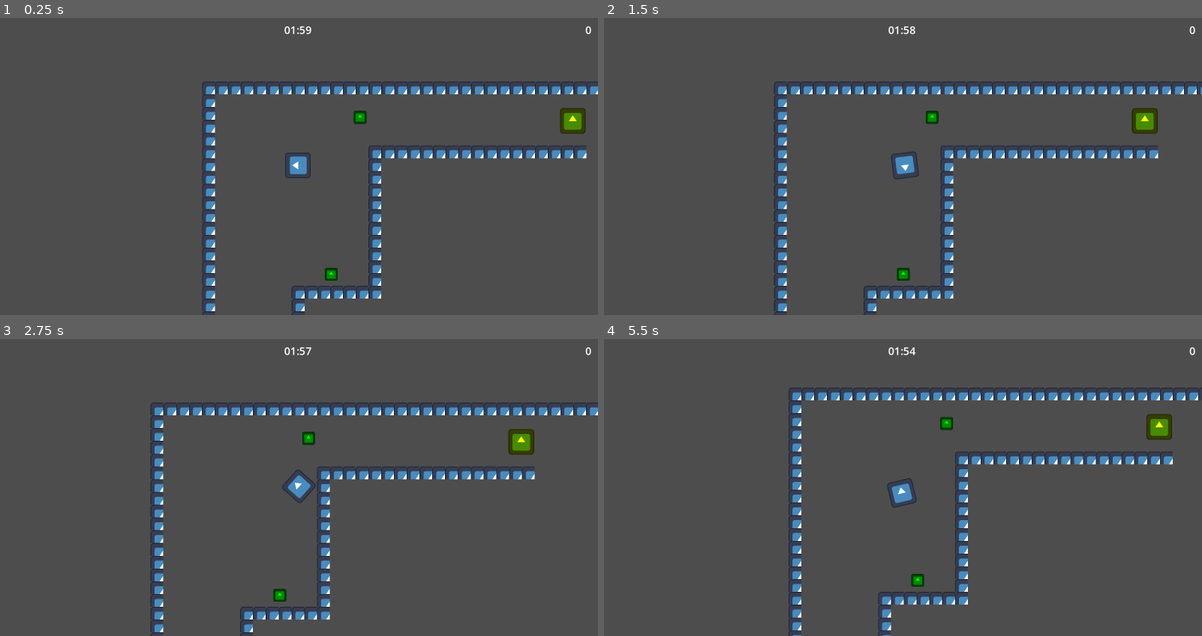
Above: before the commit, frames 1-4 (two rows, left to right).
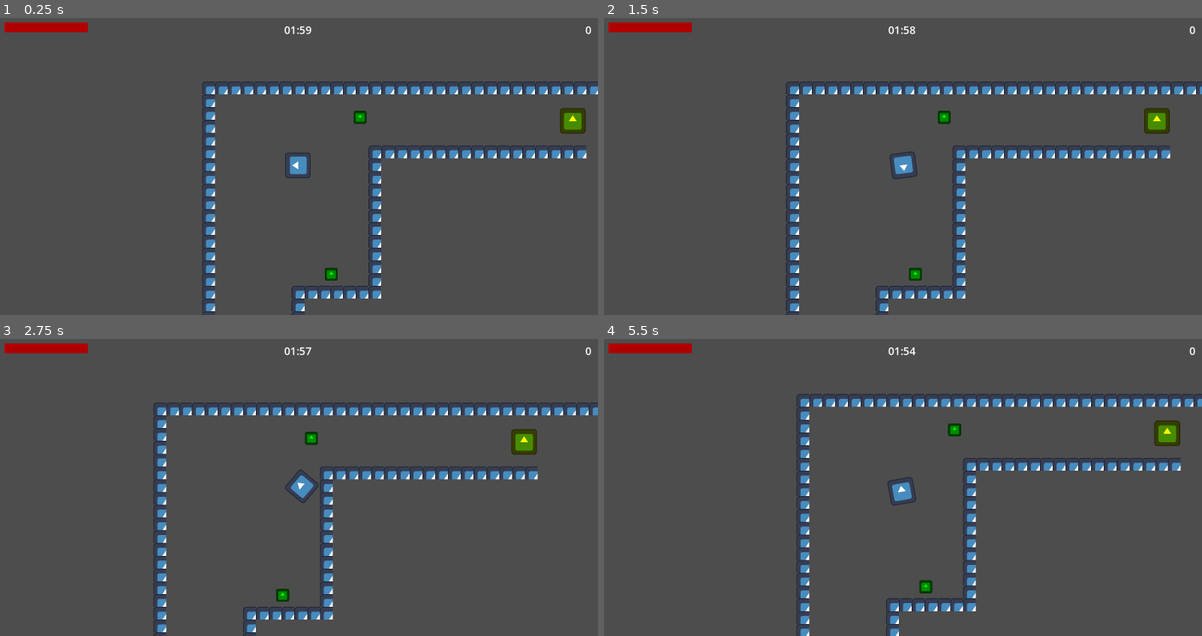
Above: after the commit, the same moments.

Repository: AltairGameStudio/Godot-Wild-Jam-93-Team-1
Game: Godot game, scene res://scenes/world.tscn
The game is run twice, just before and just after one commit, with the same random seed, the same clock (stepped at 60 frames per second) and the same inputs. The engine's default icon, where the game draws it, is replaced by a stand-in: a white triangle on a blue panel in a dark square.
Inputs (mouse positions are in pixels of both pictures, inside the frame that each line leads up to):
- Up to frame 1 (0.25 s): no input
- Up to frame 2 (1.5 s): tap Enter at 0.5 s; move the mouse to (1034, 151) at 0.52 s; hold D (ui_right) 0.53-1.25 s; hold Right mouse button (equip, bound only after the commit) 0.53-1.25 s; click (1034, 151) at 0.67 s; tap E (equip, bound only before the commit) at 0.8 s; drag from (783, 181) to (938, 163) at 1.27 s
- Up to frame 3 (2.75 s): move the mouse to (358, 419) at 2.02 s; hold D (ui_right) from 2.03 s (still down); hold Right mouse button (equip, bound only after the commit) from 2.03 s (still down); click (358, 419) at 2.17 s; tap E (equip, bound only before the commit) at 2.3 s
- Up to frame 4 (5.5 s): release D (ui_right) at 2.75 s; release Right mouse button (equip, bound only after the commit) at 2.75 s; drag from (873, 546) to (723, 442) at 2.77 s; move the mouse to (1082, 532) at 3.52 s; hold A (ui_left) 3.53-4.25 s; hold Space (interact) 3.53-4.25 s; click (1082, 532) at 3.67 s; tap E (equip, bound only before the commit) at 3.8, 5.3 s; drag from (723, 442) to (914, 493) at 4.27 s; move the mouse to (932, 487) at 5.02 s; hold S (ui_down) from 5.03 s (still down); hold Right mouse button (equip, bound only after the commit) from 5.03 s (still down); click (932, 487) at 5.17 s

The runs differ from the first frame. In frame 1, 0.5% of the frame differs, in the area x 0-15%, y 1-5%; in frame 2, 5.5%; in frame 3, 4.8%; in frame 4, 9.5%, in the area x 0-100%, y 1-100%.

Commit message:
Adicionando barra de vida

Diff:
--- a/project.godot
+++ b/project.godot
@@ -78,7 +78,7 @@
 }
 equip={
 "deadzone": 0.2,
-"events": [Object(InputEventKey,"resource_local_to_scene":false,"resource_name":"","device":-1,"window_id":0,"alt_pressed":false,"shift_pressed":false,"ctrl_pressed":false,"meta_pressed":false,"pressed":false,"keycode":0,"physical_keycode":69,"key_label":0,"unicode":101,"location":0,"echo":false,"script":null)
+"events": [Object(InputEventMouseButton,"resource_local_to_scene":false,"resource_name":"","device":-1,"window_id":0,"alt_pressed":false,"shift_pressed":false,"ctrl_pressed":false,"meta_pressed":false,"button_mask":2,"position":Vector2(209, 13),"global_position":Vector2(221, 73),"factor":1.0,"button_index":2,"canceled":false,"pressed":true,"double_click":false,"script":null)
 ]
 }
 
--- a/scenes/hud.tscn
+++ b/scenes/hud.tscn
@@ -3,10 +3,15 @@
 [ext_resource type="Script" uid="uid://2e7nac8cloif" path="res://scripts/inventory_manager.gd" id="1_5ysmq"]
 [ext_resource type="Texture2D" uid="uid://cp100m3062y3f" path="res://icon.svg" id="1_oo0fn"]
 [ext_resource type="Script" uid="uid://dcsp1ejnyytv5" path="res://scripts/inventory_slot.gd" id="2_5ysmq"]
-[ext_resource type="Script" path="res://scripts/time_label.gd" id="4_6fi6k"]
-[ext_resource type="Script" uid="uid://j86o5lumxsmj" path="res://scripts/dialog_box.gd" id="5_uo2fv"]
+[ext_resource type="Script" uid="uid://bd8lnpyuh3kdf" path="res://scripts/time_label.gd" id="4_6fi6k"]
+[ext_resource type="Script" path="res://scripts/dialog_box.gd" id="5_uo2fv"]
+[ext_resource type="Script" uid="uid://swn71rn1hu8i" path="res://scripts/health_bar.gd" id="6_047uy"]
+
+[sub_resource type="StyleBoxFlat" id="StyleBoxFlat_5pdws"]
+bg_color = Color(0.69411767, 0, 0, 1)
 
 [node name="HUD" type="CanvasLayer" unique_id=1311239376]
+layer = 10
 
 [node name="HurtOverlay" type="ColorRect" parent="." unique_id=1528188273]
 offset_left = 1.0
@@ -241,7 +246,7 @@
 
 [node name="DialogBox" type="ColorRect" parent="." unique_id=844776305]
 modulate = Color(1, 1, 1, 0)
-anchors_preset = -1
+anchors_preset = 12
 anchor_top = 1.0
 anchor_right = 1.0
 anchor_bottom = 1.0
@@ -268,3 +273,12 @@
 horizontal_alignment = 1
 vertical_alignment = 1
 autowrap_mode = 3
+
+[node name="HealthBar" type="ProgressBar" parent="." unique_id=149502484]
+offset_left = 20.0
+offset_top = 20.0
+offset_right = 270.0
+offset_bottom = 50.0
+theme_override_styles/fill = SubResource("StyleBoxFlat_5pdws")
+show_percentage = false
+script = ExtResource("6_047uy")
--- /dev/null
+++ b/scripts/health_bar.gd
@@ -0,0 +1,17 @@
+extends ProgressBar
+
+var player: Node2D
+
+func _ready() -> void:
+	# Encontra o jogador
+	player = get_tree().get_first_node_in_group("player")
+
+func _process(delta: float) -> void:
+	# Verifica se o jogador ainda existe na cena
+	if is_instance_valid(player):
+		# Sincroniza os valores da barra com os atributos reais do player
+		max_value = player.max_health
+		value = player.current_health
+	else:
+		# Se o jogador morreu, zera a barra
+		value = 0
--- a/scripts/player.gd
+++ b/scripts/player.gd
@@ -16,7 +16,7 @@
 @export var bullet_spread: float = 8.0
 
 # Estado da arma
-var is_weapon_equipped: bool = true
+var is_weapon_equipped: bool = false
 
 func _physics_process(delta: float) -> void:
 	var direction := Input.get_vector("ui_left", "ui_right", "ui_up", "ui_down")
@@ -103,3 +103,4 @@
 
 	if current_health <= 0:
 		print("VOCÊ MORREU! Fim de jogo.")
+		get_tree().paused = true
Not shown, added: scripts/health_bar.gd.uid
